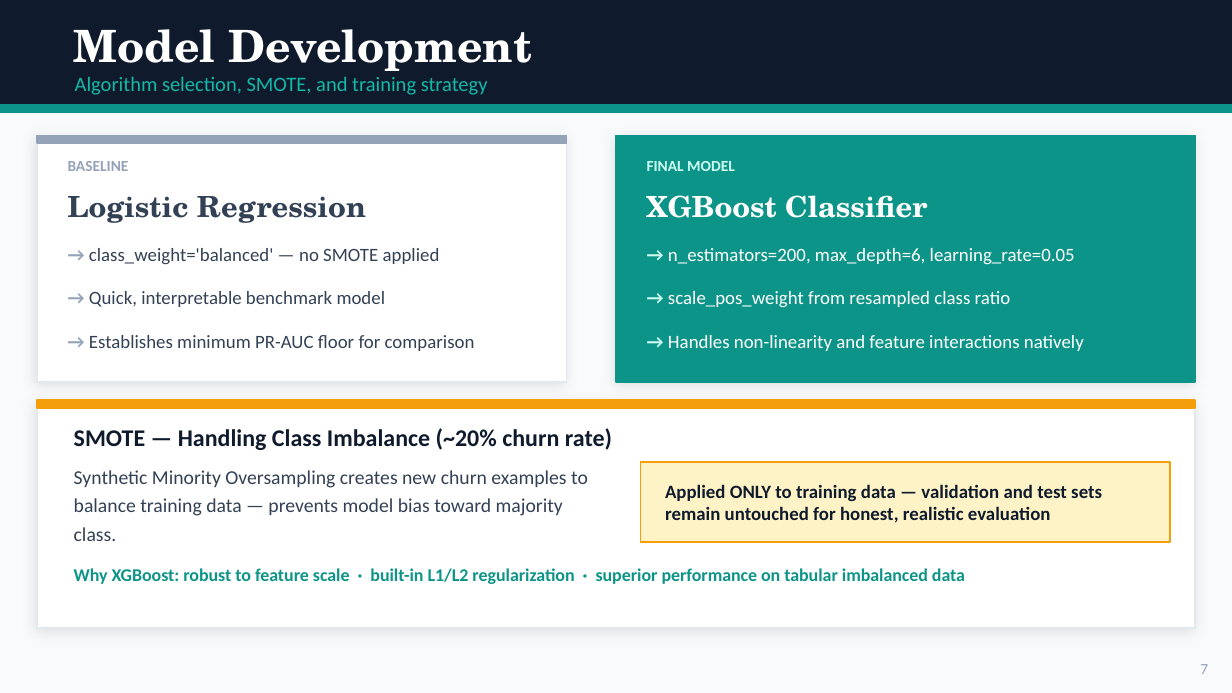
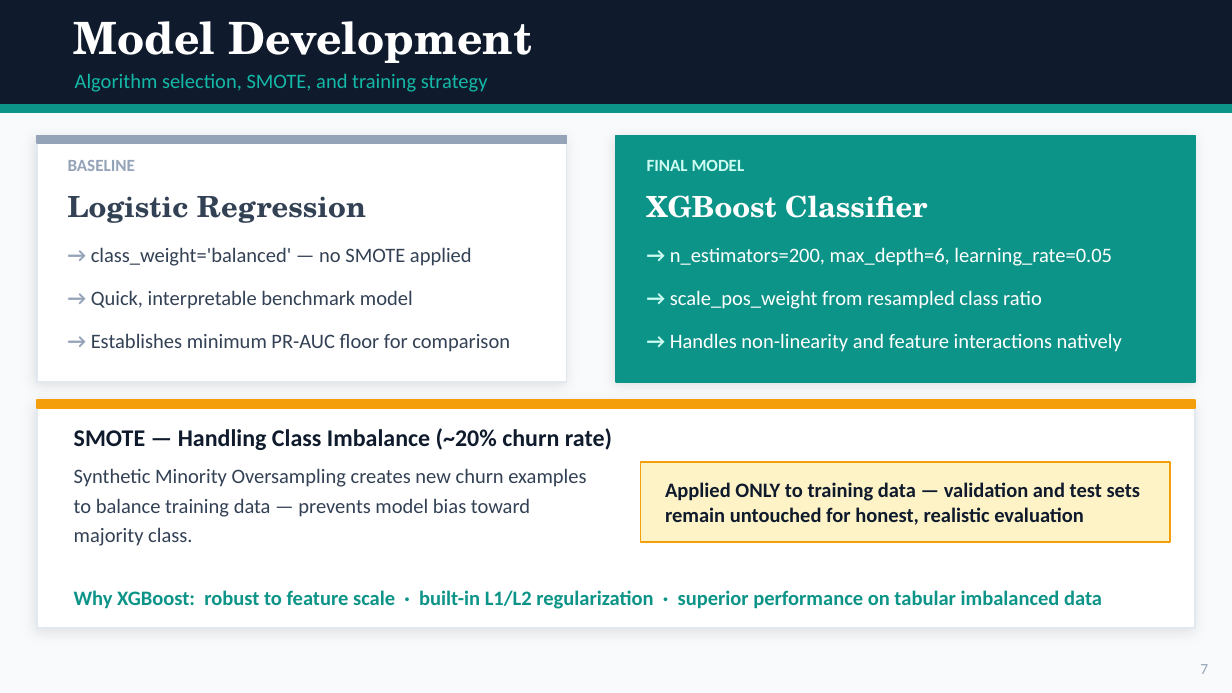
Before and after one commit to Atasii/churnzero26-banking-churn, a slide deck: slide 7 of ChurnZero_atasikolexi05_presentation.pptx. Drawn at 1232x693 pixels with LibreOffice and Linux fonts; fonts in the diff are those of the drawing. Boxes give left, top, right and bottom in pixels: in the first picture for what was removed or moved away, otherwise in the second. Text is boxed around its words. In the diff, an @@ line names an element or a change of style, - is before the commit and + after.

```diff
--- a/ChurnZero_atasikolexi05_presentation.pptx
+++ b/ChurnZero_atasikolexi05_presentation.pptx
@@ text "Model Development": place and size @@
-text "Model Development" at (74, 29, 532, 71)
+text "Model Development" at (74, 21, 532, 63)
@@ text "BASELINE" at (68, 160, 135, 171): size 9 to 10 pt @@
@@ text "FINAL MODEL" at (647, 160, 745, 171): size 9 to 10 pt @@
@@ text "Synthetic Minority Oversampling creates new ..." at (74, 468, 586, 546): size 11.5 to 12 pt @@
@@ size 11 to 12 pt in 7 elements at (91, 247, 472, 266), (91, 290, 413, 309), (91, 333, 510, 352), (670, 247, 1112, 266), (670, 290, 1042, 309), (670, 333, 1122, 352), (665, 482, 1141, 525) @@
@@ text "Why XGBoost: robust to feature ...": place and size @@
-text "Why XGBoost: robust to feature ..." at (74, 568, 965, 584)
+text "Why XGBoost: robust to feature ..." at (74, 590, 1102, 609)
@@ text "Why XGBoost: robust to feature ..." at (74, 590, 1102, 609): size 10.5 to 12 pt @@
```
Also in this commit, not shown: 11 other slides changed, 1 other file.
